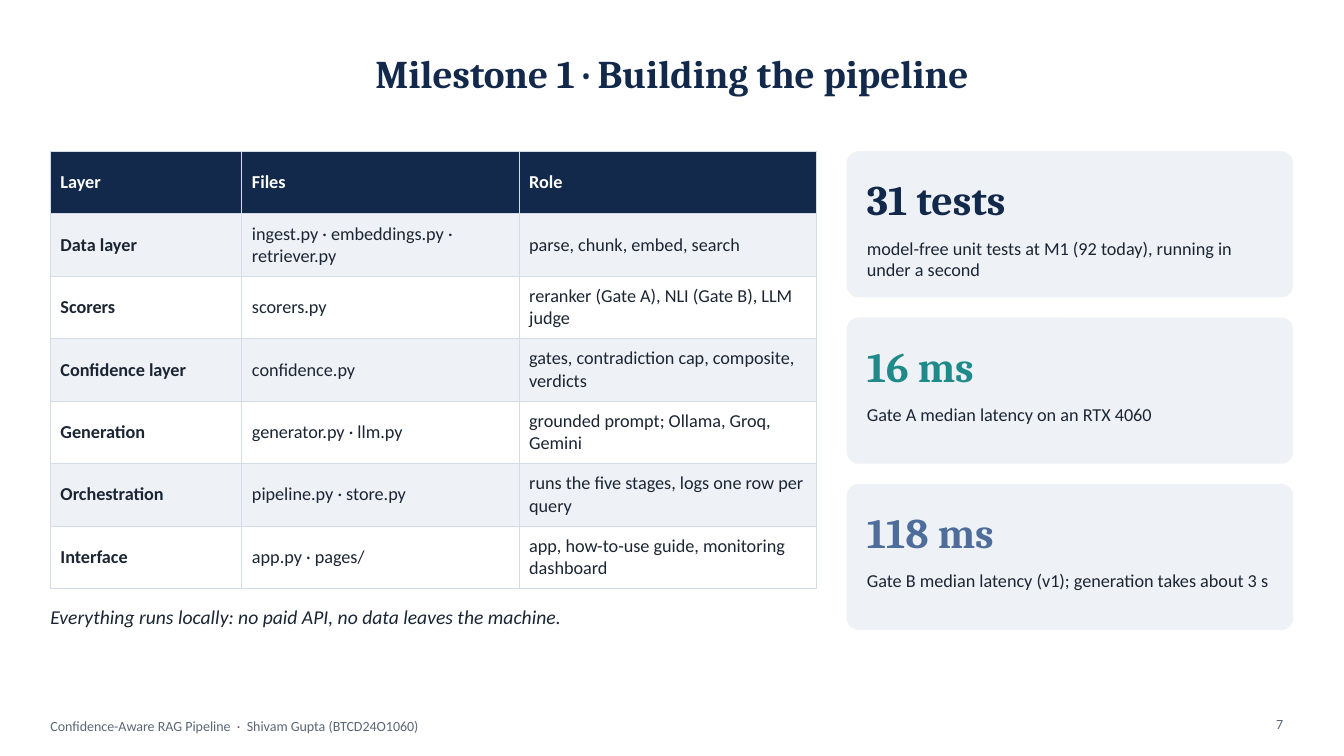
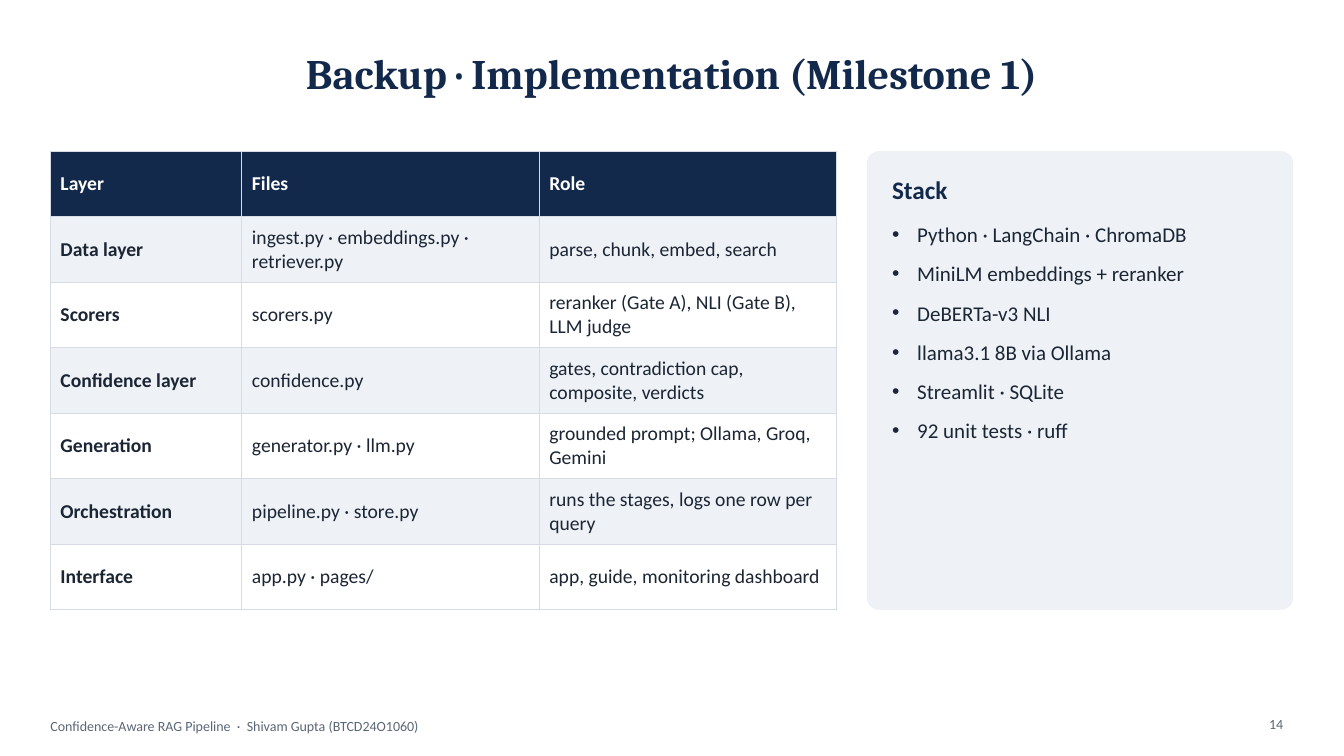
Before and after one commit to Sumwanyuno/confidence-aware-rag, a slide deck: slide 14 of reports/expo/Expo_Presentation.pptx (slide 7 before the commit). Drawn at 1344x756 pixels with LibreOffice and Linux fonts; fonts in the diff are those of the drawing. Boxes give left, top, right and bottom in pixels: in the first picture for what was removed or moved away, otherwise in the second. Text is boxed around its words. In the diff, an @@ line names an element or a change of style, - is before the commit and + after.

```diff
--- a/reports/expo/Expo_Presentation.pptx
+++ b/reports/expo/Expo_Presentation.pptx
@@ title at bbox=[306, 58, 1037, 98]: text changed; size 28 to 30 pt @@
-Milestone 1 · Building the pipeline
+Backup · Implementation (Milestone 1)
@@ table at bbox=[50, 151, 837, 591] @@
-row 6, column 3: runs the five stages, logs one row per query
+row 6, column 3: runs the stages, logs one row per query
-row 7, column 3: app, how-to-use guide, monitoring dashboard
+row 7, column 3: app, guide, monitoring dashboard
@@ size 13 to 14 pt in "Layer", "Files", "Role", "Data layer" and 15 more places @@
@@ table: place and size @@
-table at bbox=[50, 151, 817, 578]
+table at bbox=[50, 151, 837, 591]
@@ rounded rectangle removed at bbox=[847, 151, 1294, 297] @@
@@ rounded rectangle: place and size @@
-rounded rectangle at bbox=[847, 318, 1294, 464]
+rounded rectangle at bbox=[867, 151, 1294, 610]
@@ rounded rectangle at bbox=[867, 151, 1294, 610]: proportions changed @@
@@ text removed at bbox=[867, 186, 1006, 216] @@
-31 tests
@@ text added at bbox=[892, 181, 947, 199], 18 pt, text #13294B, bold @@
+Stack
@@ text added at bbox=[917, 227, 1186, 438], 15 pt, text #1B2533 @@
+• Python · LangChain · ChromaDB
+• MiniLM embeddings + reranker
+• DeBERTa-v3 NLI
+• llama3.1 8B via Ollama
+• Streamlit · SQLite
+• 92 unit tests · ruff
@@ text removed at bbox=[867, 242, 1232, 276] @@
-model-free unit tests at M1 (92 today), running in under a second
@@ text removed at bbox=[867, 353, 974, 383] @@
-16 ms
@@ text removed at bbox=[867, 408, 1152, 424] @@
-Gate A median latency on an RTX 4060
@@ rounded rectangle removed at bbox=[847, 484, 1294, 630] @@
@@ text removed at bbox=[867, 519, 994, 549] @@
-118 ms
@@ text removed at bbox=[867, 574, 1268, 590] @@
-Gate B median latency (v1); generation takes about 3 s
@@ text removed at bbox=[50, 610, 561, 628] @@
-Everything runs locally: no paid API, no data leaves the machine.
@@ page number at bbox=[1269, 720, 1283, 729]: text changed @@
-7
+14
```
Also in this commit, not shown: 9 other slides changed, 7 slides added, 6 slides removed, 1 other file.
